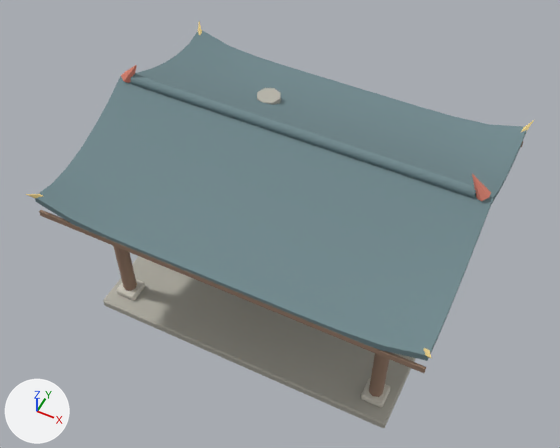
Before and after pictures for a commit that changed the glTF model assets/models/env/smithy.glb.
One viewpoint serves both versions: a 50 mm lens placed at (4.53, -9.54, 13.53), pointed at (-0.07, -0.36, 2.04). Arrows for +X, +Y and +Z are at lower left; the lights stay in place. The first picture is the older version. Objects named as collision shapes, trigger or cutter boxes, shadow casters or lower levels of detail are left out. Vertices at exactly the same position are counted once.

Names of what the first picture shows: 'Smithy'.
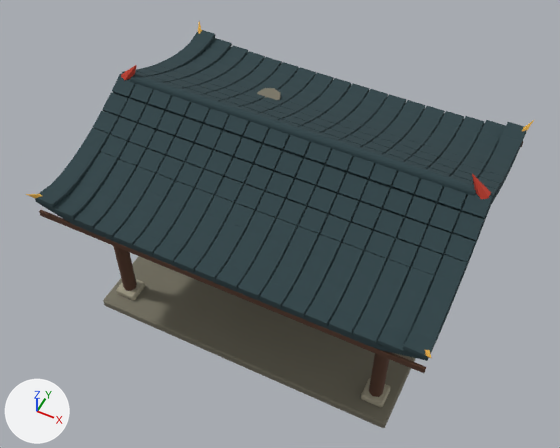
Where the change shows, as pixel boxes [x1, y1, x2, y2] in the pictures (560 x 448 px):
part 1 of me_smithy, added (cyan)
    after: [35, 30, 524, 359]
part 2 of me_smithy, recoloured
    both: [26, 22, 534, 428]

What changed in the scene script:
```text
Change me_smithy:
    used by ob_smithy; location = (0.0, 0.0, 0.0)
    remove me_smithy.from_pydata(...)  # 700 vertices, 1276 faces; spans x -3.77..3.77, y -3.01..3.01, z 0.0..4.6
    add me_smithy.from_pydata(...)  # 3004 vertices, 4732 faces; spans x -3.77..3.77, y -3.01..3.01, z 0.0..4.6
    me_smithy part 1: 2304 vertices added at x -3.69..3.69, y -2.91..2.91, z 3.2..4.27
    me_smithy part 2: 1246 kept faces spanning x -3.77..3.77, y -3.01..3.01, z 0.0..4.6 get new vertex colours
```
